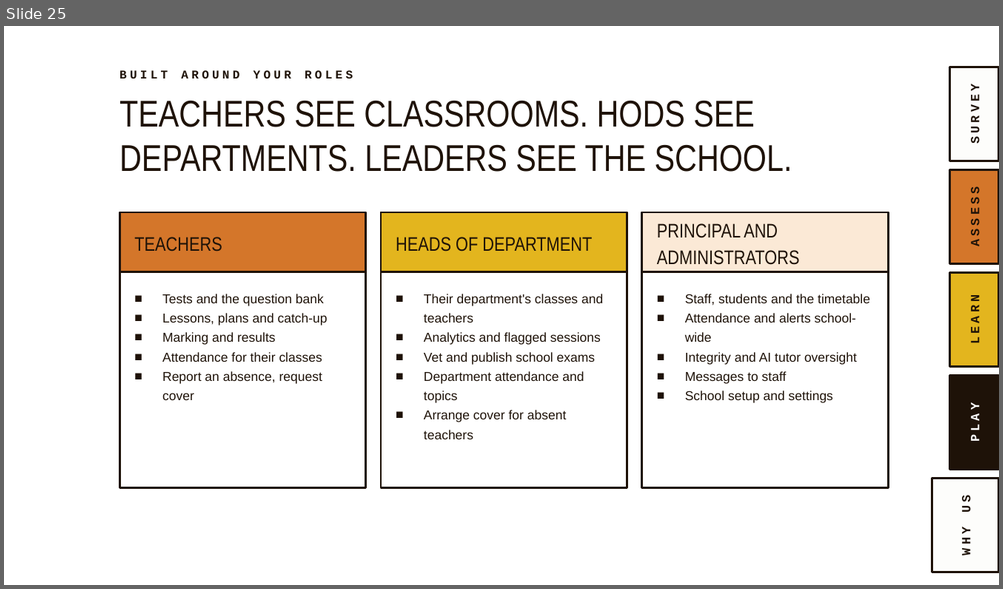
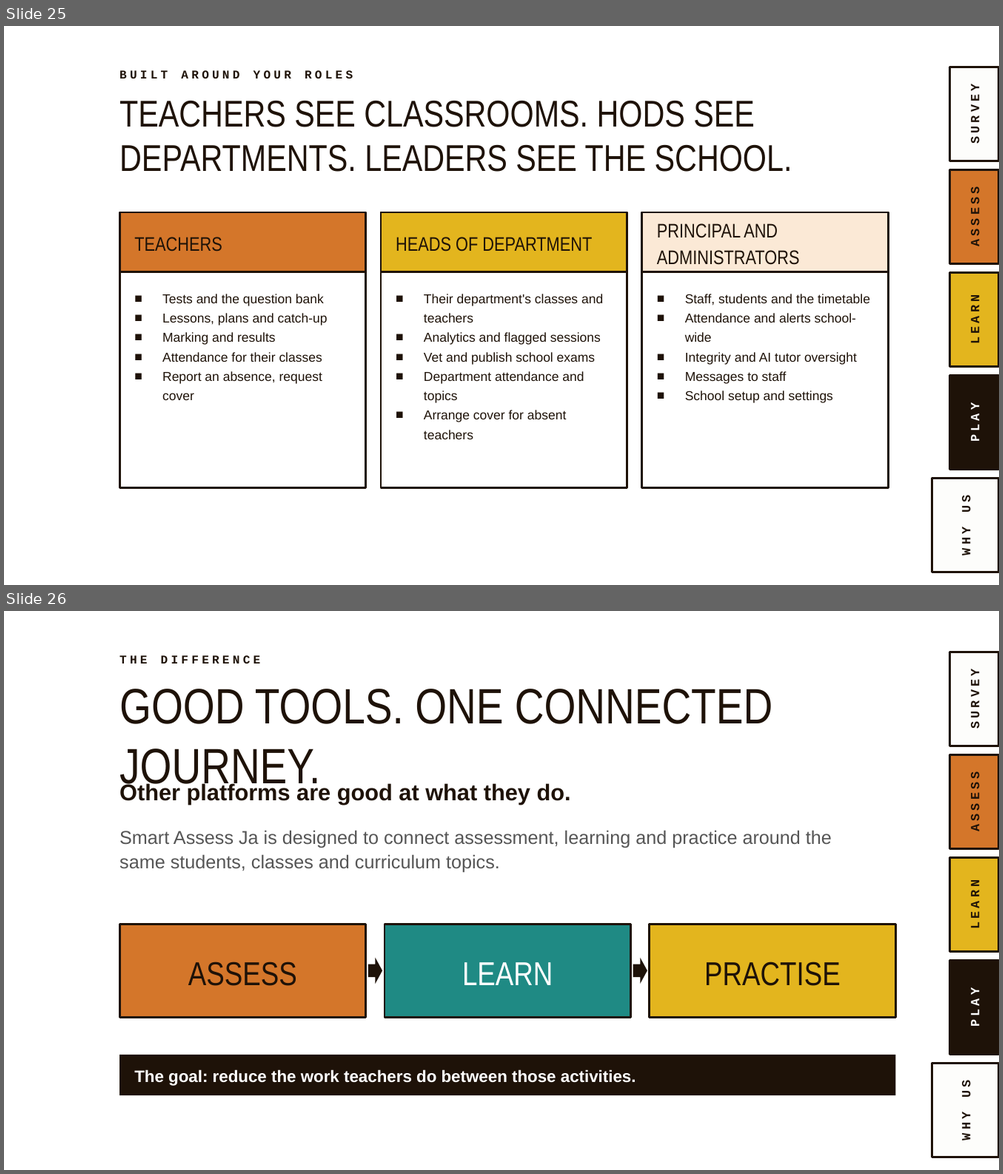
Before and after one commit to MrStevenGordon/exam-platform, a slide deck: marketing/presentation/Smart-Assess-Ja-Manchester-Presentation-v2.pptx. Shown one above the other, each under a label of ours: slide 25 before the commit, slides 25 and 26 after it. The pictures are 1003x589 and 1003x1174 pixels, drawn with LibreOffice and Linux fonts; fonts in the diff are those of the drawing; background and template pictures are left out. Boxes give left, top, right and bottom in pixels: in the first picture for what was removed or moved away, otherwise in the second. Text is boxed around its words. In the diff, an @@ line names an element or a change of style, - is before the commit and + after.

```diff
--- a/marketing/presentation/Smart-Assess-Ja-Manchester-Presentation-v2.pptx
+++ b/marketing/presentation/Smart-Assess-Ja-Manchester-Presentation-v2.pptx
@@ slide 26 added at box(4, 611, 999, 1170), background picture (left out) @@
@@ rectangle added at box(949, 652, 999, 746), fill #FDFDFB, outline #1E1208 2 pt @@
@@ text added at box(119, 655, 147, 664), 11.5 pt, text #1E1208, bold @@
+THE DIFFERENCE
@@ text added at box(968, 675, 982, 728), 12 pt, text #1E1208, bold @@
+SURVEY
@@ text added at box(119, 689, 772, 793), 48 pt, text #1E1208 @@
+GOOD TOOLS. ONE CONNECTED JOURNEY.
@@ rectangle added at box(949, 755, 999, 849), fill #D4762A, outline #1E1208 2 pt @@
@@ text added at box(119, 782, 571, 804), 22 pt, text #1E1208, bold @@
+Other platforms are good at what they do.
@@ text added at box(968, 777, 982, 831), 12 pt, text #1E1208, bold @@
+ASSESS
@@ text added at box(119, 830, 831, 872), 18 pt, text #555555 @@
+Smart Assess Ja is designed to connect assessment, learning and practice around the same students, classes and curriculum topics.
@@ rectangle added at box(949, 858, 999, 952), fill #E3B51E, outline #1E1208 2 pt @@
@@ text added at box(968, 885, 982, 928), 12 pt, text #1E1208, bold @@
+LEARN
@@ rectangle added at box(119, 924, 366, 1017), fill #D4762A, outline #1E1208 2 pt @@
@@ rectangle added at box(384, 924, 631, 1017), fill #1F8A84, outline #1E1208 2 pt @@
@@ rectangle added at box(649, 924, 896, 1017), fill #E3B51E, outline #1E1208 2 pt @@
@@ text added at box(188, 962, 297, 986), 32 pt, text #1E1208 @@
+ASSESS
@@ right arrow added at box(368, 958, 382, 984), fill #1E1208 @@
@@ text added at box(462, 963, 552, 985), 32 pt, text #FFFFFF @@
+LEARN
@@ right arrow added at box(633, 958, 647, 984), fill #1E1208 @@
@@ text added at box(704, 962, 840, 986), 32 pt, text #1E1208 @@
+PRACTISE
@@ rectangle added at box(949, 961, 999, 1055), fill #1E1208, outline #1E1208 2 pt @@
@@ text added at box(968, 992, 982, 1026), 12 pt, text #FFFFFF, bold @@
+PLAY
@@ rectangle added at box(119, 1055, 896, 1096), fill #1E1208 @@
@@ text added at box(134, 1070, 636, 1086), 16 pt, text #FFFFFF, bold @@
+The goal: reduce the work teachers do between those activities.
@@ rectangle added at box(931, 1064, 999, 1158), fill #FDFDFB, outline #1E1208 2 pt @@
@@ text added at box(959, 1114, 973, 1140), 12 pt, text #1E1208, bold @@
+WHY US
```
Also in this commit, not shown: 1 other slide added, 1 slide removed, 4 other files.
